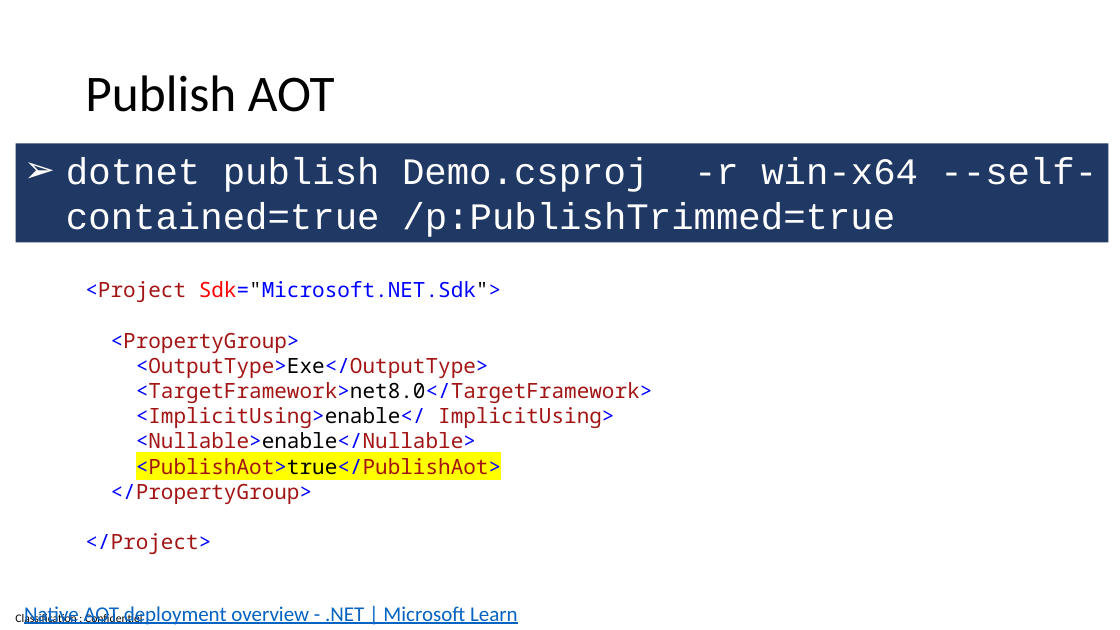
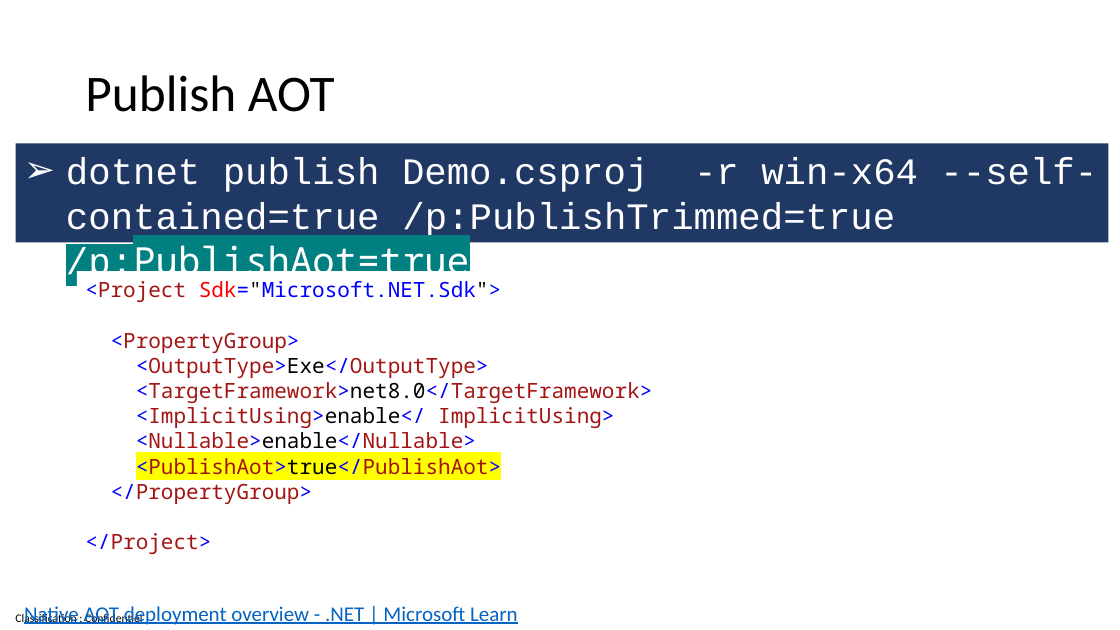
Before and after one commit to guillaume-chervet/course.dotnet, a slide deck: slide 37 of documentations/dotnet8.pptx. Drawn at 1120x630 pixels with LibreOffice and Linux fonts; fonts in the diff are those of the drawing. Boxes give left, top, right and bottom in pixels: in the first picture for what was removed or moved away, otherwise in the second. Text is boxed around its words. In the diff, an @@ line names an element or a change of style, - is before the commit and + after.

Commit message:
update dotnet 8

```diff
--- a/documentations/dotnet8.pptx
+++ b/documentations/dotnet8.pptx
@@ text in rectangle at (x1=66, y1=158, x2=1097, y2=284): text changed @@
-➢ dotnet publish Demo.csproj -r win-x64 --self-contained=true /p:PublishTrimmed=true
+➢ dotnet publish Demo.csproj -r win-x64 --self-contained=true /p:PublishTrimmed=true /p:PublishAot=true
```
Also in this commit, not shown: 6 other slides changed, 1 slide added.
